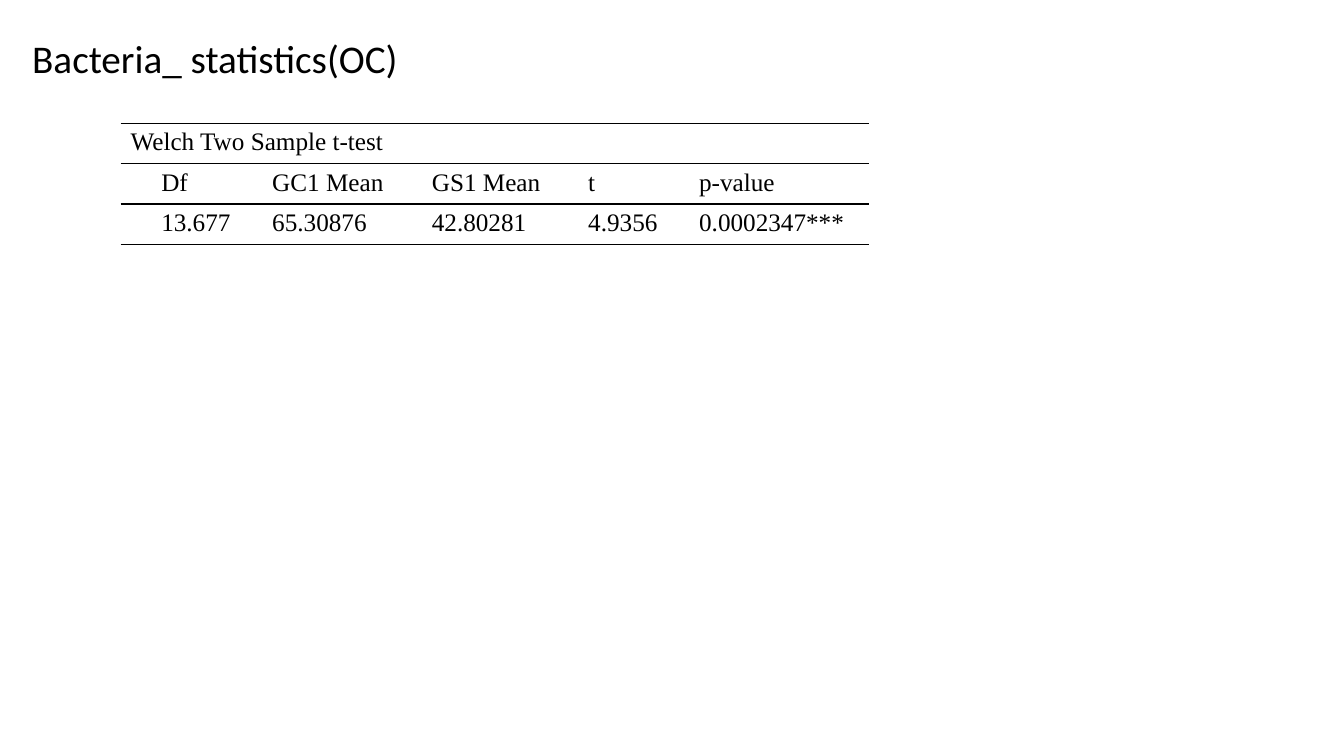
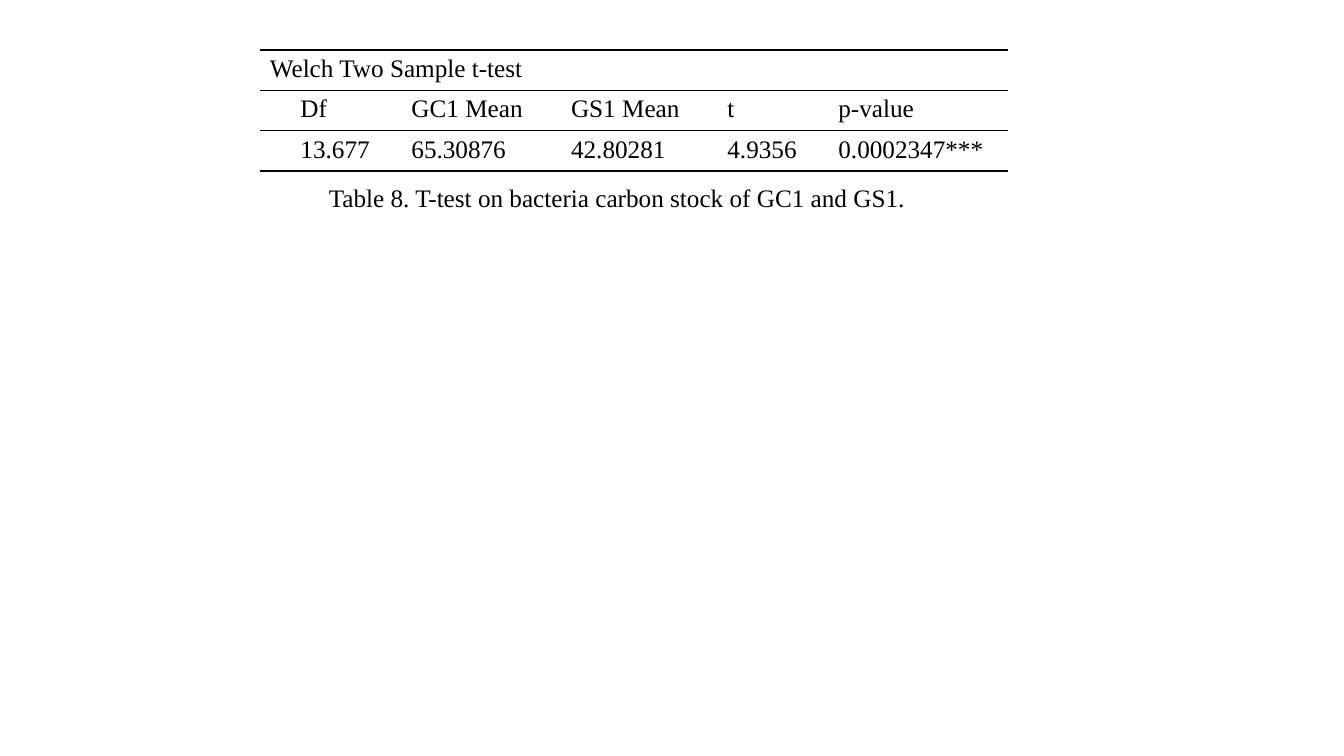
Before and after one commit to chueh1115/GPSC_data, a slide deck: slide 14 of context/thesis_fig.pptx (slide 13 before the commit). Drawn at 1344x756 pixels with LibreOffice and Linux fonts; fonts in the diff are those of the drawing. Boxes give left, top, right and bottom in pixels: in the first picture for what was removed or moved away, otherwise in the second. Text is boxed around its words. In the diff, an @@ line names an element or a change of style, - is before the commit and + after.

```diff
--- a/context/thesis_fig.pptx
+++ b/context/thesis_fig.pptx
@@ text removed at box(32, 44, 398, 79) @@
-Bacteria_ statistics(OC)
@@ table: place and size @@
-table at box(121, 123, 868, 244)
+table at box(260, 50, 1007, 171)
@@ text added at box(329, 189, 904, 208), 18 pt, text #000000 @@
+Table 8. T-test on bacteria carbon stock of GC1 and GS1.
```
Also in this commit, not shown: 16 other slides changed, 14 slides added, 13 slides removed.
